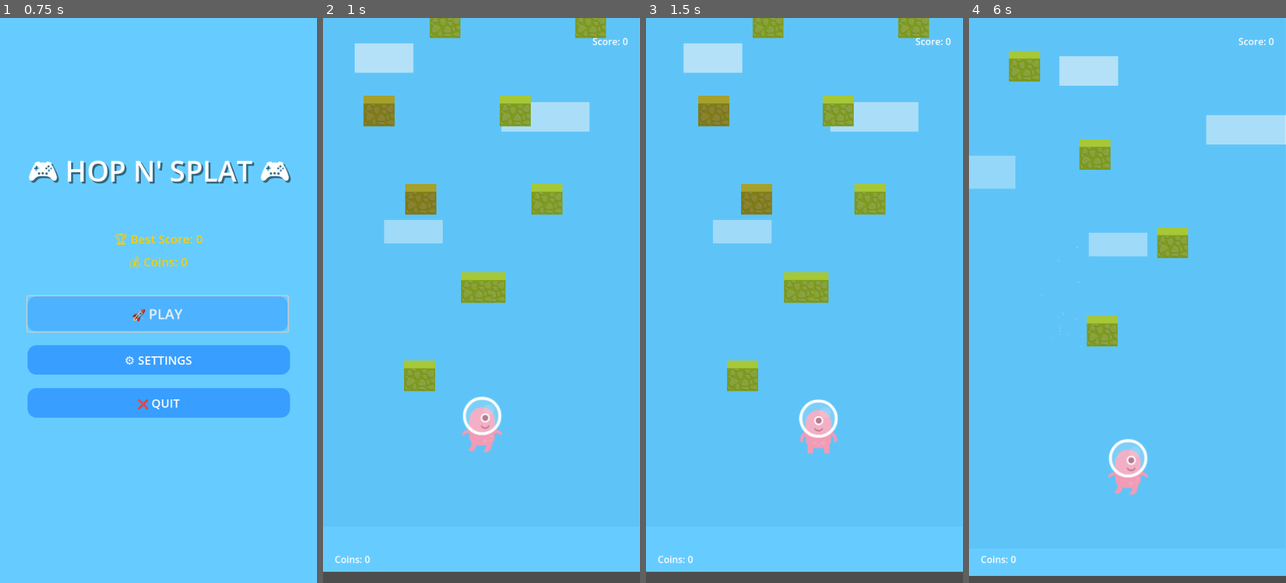
Above: before the commit, frames 1-4 (left to right).
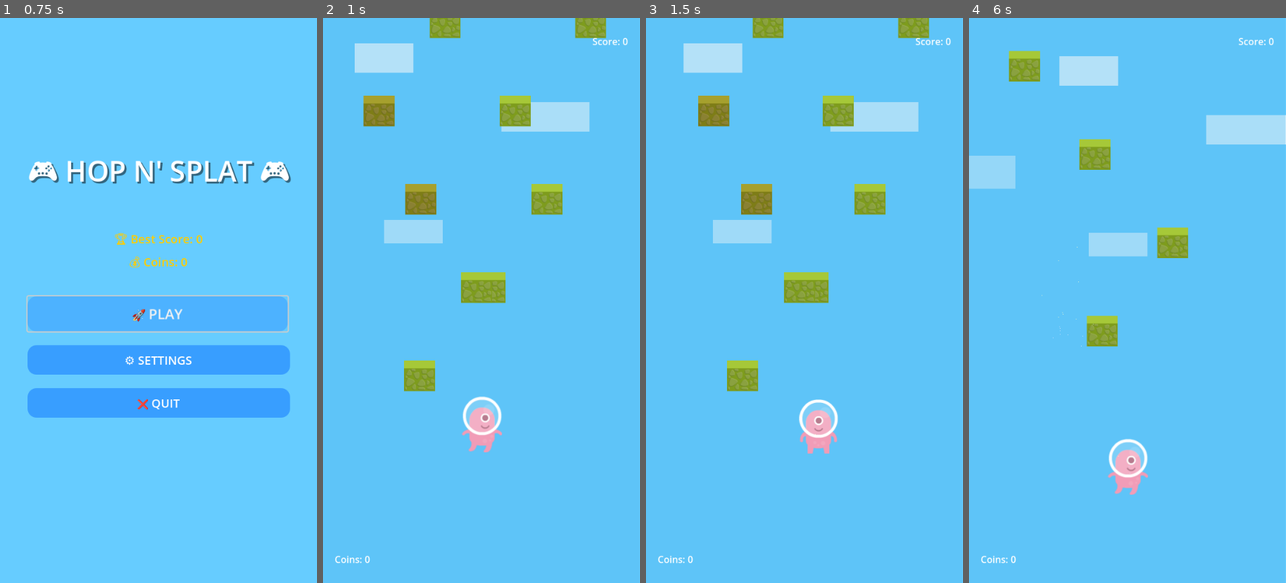
Above: after the commit, the same moments.

Repository: jeanleonhirwa/hopnsplat
Game: Godot game, scene res://scenes/MainMenu.tscn
Same seed, same stepped clock (60 frames per second), same inputs: the game is played once before the commit and once after it.
Inputs (mouse positions are in pixels of both pictures, inside the frame that each line leads up to):
- Up to frame 1 (0.75 s): click "🚀 PLAY" at 0.5 s
- Up to frame 2 (1 s): no input
- Up to frame 3 (1.5 s): tap Enter (ui_accept) at 1.25 s; move the mouse to (874, 272) at 1.27 s; hold Right (ui_right) from 1.28 s (still down); click (874, 272) at 1.42 s
- Up to frame 4 (6 s): tap Enter (ui_accept) at 1.52, 4.52 s; release Right (ui_right) at 2 s; drag from (1064, 328) to (1111, 413) at 2.02 s; move the mouse to (1159, 176) at 2.77 s; hold Left (ui_left) 2.78-3.5 s; drag from (1111, 413) to (1032, 215) at 3.52 s; move the mouse to (1222, 385) at 4.27 s; hold Right (ui_right) 4.28-5 s; drag from (1032, 215) to (1079, 159) at 5.02 s; click "RESTART" at 5.75 s

Frame 1 is identical in both runs. In frame 2, 2.0% of the frame differs, in the area x 0-100%, y 98-100%; in frame 3, 2.0%; in frame 4, 1.2%.

Commit message:
Fixing background animator

Diff:
--- a/scenes/Main.tscn
+++ b/scenes/Main.tscn
@@ -20,7 +20,7 @@
 
 [node name="SkyRect" type="ColorRect" parent="ParallaxBackground/SkyLayer"]
 offset_right = 540.0
-offset_bottom = 960.0
+offset_bottom = 5000.0
 mouse_filter = 2
 color = Color(0.4, 0.8, 1, 1)
 
@@ -53,7 +53,7 @@
 
 [node name="MidRect" type="ColorRect" parent="ParallaxBackground/MidLayer"]
 offset_right = 540.0
-offset_bottom = 960.0
+offset_bottom = 5000.0
 mouse_filter = 2
 color = Color(0.3, 0.7, 0.9, 0.3)
 
--- a/scripts/background_animator.gd
+++ b/scripts/background_animator.gd
@@ -55,6 +55,9 @@
 
 	# Update cloud spawning
 	update_cloud_spawning(delta)
+
+	# Update background positioning to follow camera
+	update_background_position()
 
 func animate_clouds(delta):
 	"""Animate cloud movement"""
@@ -127,3 +130,33 @@
 	await get_tree().create_timer(2.0).timeout
 	if boost_particles and is_instance_valid(boost_particles):
 		boost_particles.queue_free()
+
+func update_background_position():
+	"""Update background layers to follow camera and extend infinitely"""
+	var camera = get_viewport().get_camera_2d()
+	if not camera:
+		return
+
+	var camera_y = camera.global_position.y
+	var parallax_bg = get_node("../ParallaxBackground")
+
+	if parallax_bg:
+		# Update sky layer position
+		var sky_layer = parallax_bg.get_node("SkyLayer")
+		if sky_layer:
+			var sky_rect = sky_layer.get_node("SkyRect")
+			if sky_rect:
+				# Extend sky background upward as camera moves up
+				if camera_y < sky_rect.position.y:
+					sky_rect.position.y = camera_y - 1000
+					sky_rect.size.y = 6000
+
+		# Update mid layer position
+		var mid_layer = parallax_bg.get_node("MidLayer")
+		if mid_layer:
+			var mid_rect = mid_layer.get_node("MidRect")
+			if mid_rect:
+				# Extend mid background upward as camera moves up
+				if camera_y < mid_rect.position.y:
+					mid_rect.position.y = camera_y - 1000
+					mid_rect.size.y = 6000
